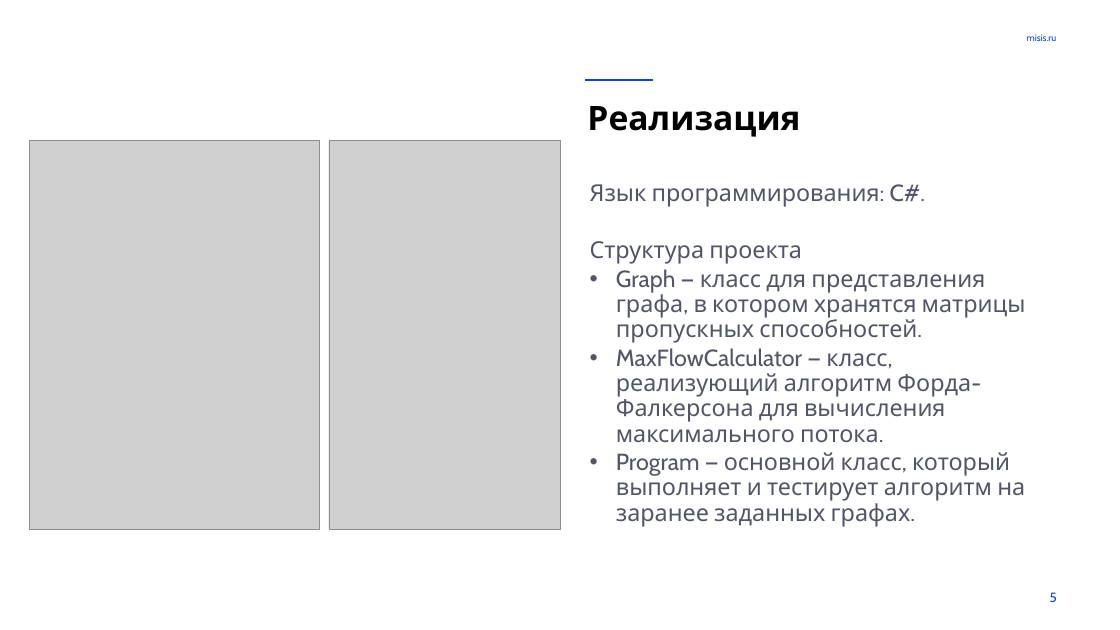
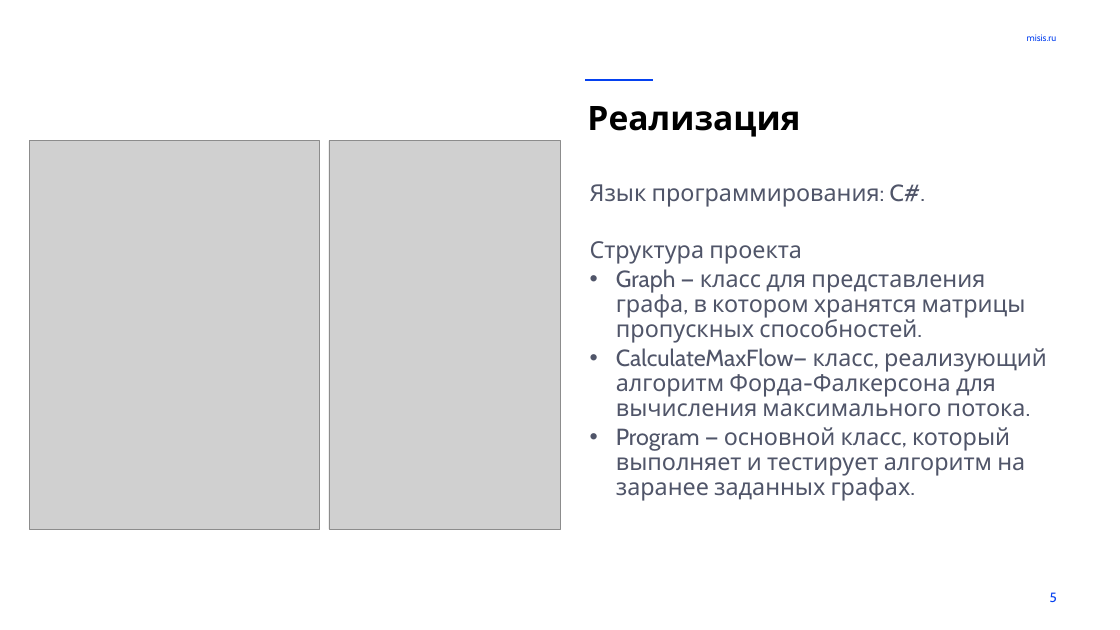
Before and after one commit to DaniilDarjutin/DariutinDD_4_16_1, a slide deck: slide 5 of DariutinDD_pptx_4_16_1.pptx. Drawn at 1120x630 pixels with LibreOffice and Linux fonts; fonts in the diff are those of the drawing; grey boxes stand for pictures; background and template pictures are left out. Boxes give left, top, right and bottom in pixels: in the first picture for what was removed or moved away, otherwise in the second. Text is boxed around its words. In the diff, an @@ line names an element or a change of style, - is before the commit and + after.

Commit message:
fix

```diff
--- a/DariutinDD_pptx_4_16_1.pptx
+++ b/DariutinDD_pptx_4_16_1.pptx
@@ text at (616,348,1047,416): text changed @@
-• MaxFlowCalculator — класс, реализующий алгоритм Форда-Фалкерсона для вычисления максимального потока.
+• CalculateMaxFlow— класс, реализующий алгоритм Форда-Фалкерсона для вычисления максимального потока.
```
